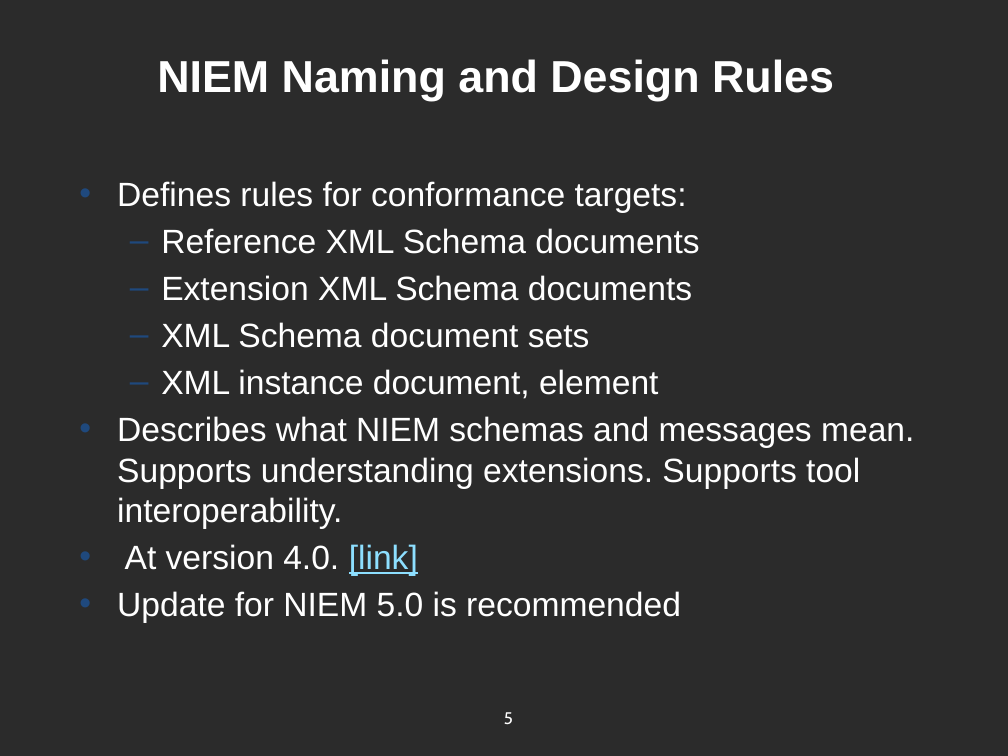
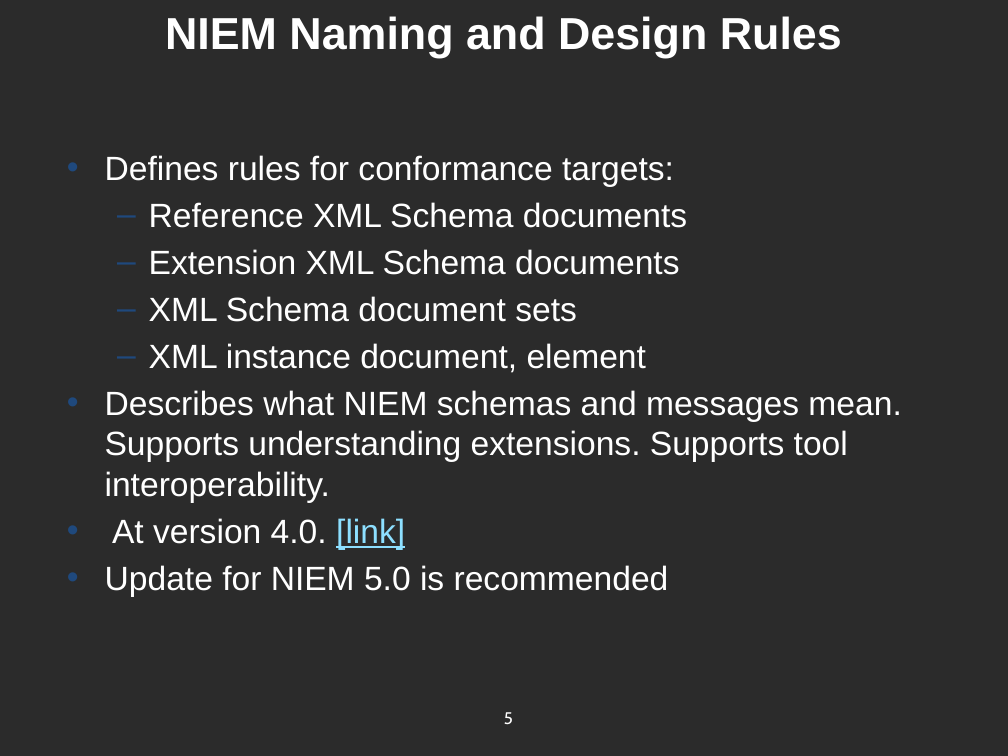
Before and after one commit to NIEM/NIEM-Annual-Meetings, a slide deck: slide 5 of day 3/1245 NIEM Technical Specifications.pptx. Drawn at 1008x756 pixels with LibreOffice and Linux fonts; fonts in the diff are those of the drawing; background and template pictures are left out; a plain dark background stands for a picture behind light text. Boxes give left, top, right and bottom in pixels: in the first picture for what was removed or moved away, otherwise in the second. Text is boxed around its words. In the diff, an @@ line names an element or a change of style, - is before the commit and + after.

Commit message:
Made text update for Scott Renner

```diff
--- a/day 3/1245 NIEM Technical Specifications.pptx
+++ b/day 3/1245 NIEM Technical Specifications.pptx
@@ title "NIEM Naming and Design Rules": place and size @@
-title "NIEM Naming and Design Rules" at [157,59,834,101]
+title "NIEM Naming and Design Rules" at [165,16,842,58]
@@ text "Defines rules for conformance targets:": place and size @@
-text "Defines rules for conformance targets:" at [117,181,914,623]
+text "Defines rules for conformance targets:" at [105,155,901,597]
```
Also in this commit, not shown: 8 other slides changed.
